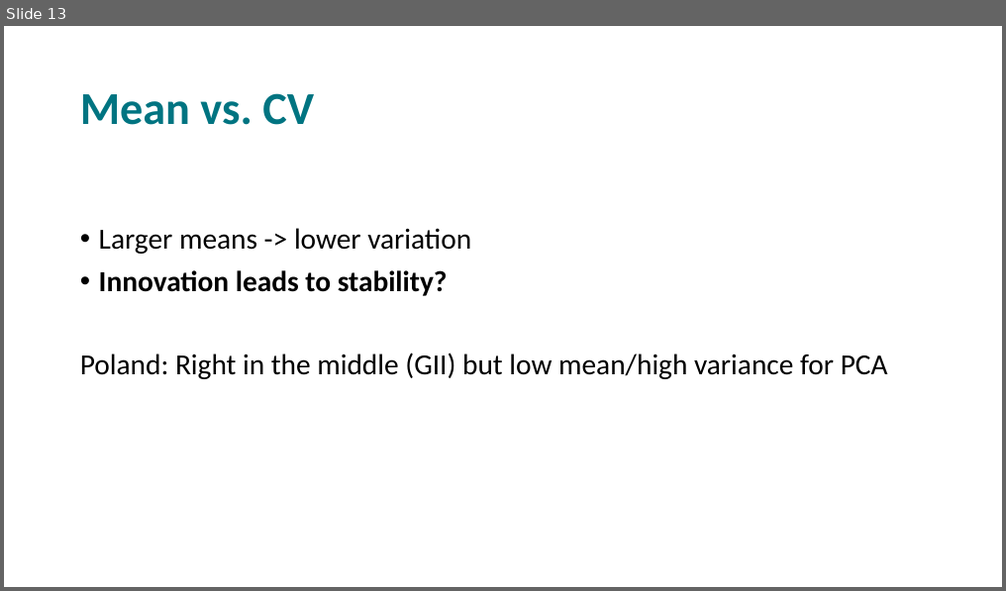
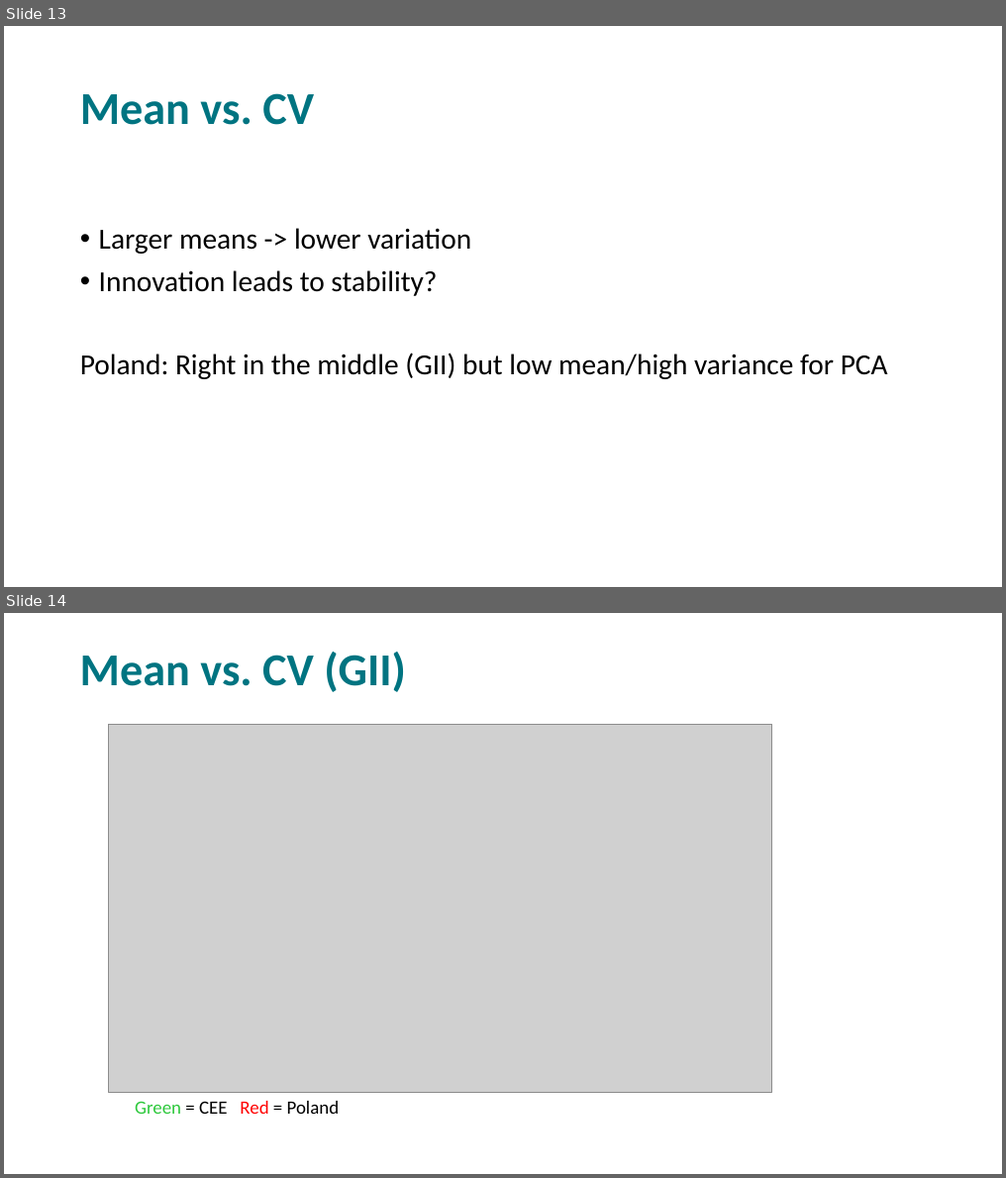
Before and after one commit to hegerty/Collaborations, a slide deck: WERI_Presentation_2025_Hegerty.pptx. Shown one above the other, each under a label of ours: slide 13 before the commit, slides 13 and 14 after it. The pictures are 1006x591 and 1006x1178 pixels, drawn with LibreOffice and Linux fonts; fonts in the diff are those of the drawing; grey boxes stand for pictures. Boxes give left, top, right and bottom in pixels: in the first picture for what was removed or moved away, otherwise in the second. Text is boxed around its words. In the diff, an @@ line names an element or a change of style, - is before the commit and + after.

```diff
--- a/WERI_Presentation_2025_Hegerty.pptx
+++ b/WERI_Presentation_2025_Hegerty.pptx
@@ slide 14 added at <box>4,613,1002,1174</box>, background #FFFFFF @@
@@ text added at <box>80,652,406,692</box>, 44 pt, text #007481, bold @@
+Mean vs. CV (GII)
@@ picture added at <box>109,724,772,1092</box> @@
@@ text added at <box>135,1101,340,1114</box>, 18 pt, text #000000 @@
+Green = CEE Red = Poland
@@ slide 13 changed as well @@
@@ text at <box>99,228,471,296</box>: bold off in "Innovation leads to stability?" @@
```
Also in this commit, not shown: 17 other slides changed, 1 other slide added, 2 slides removed.
